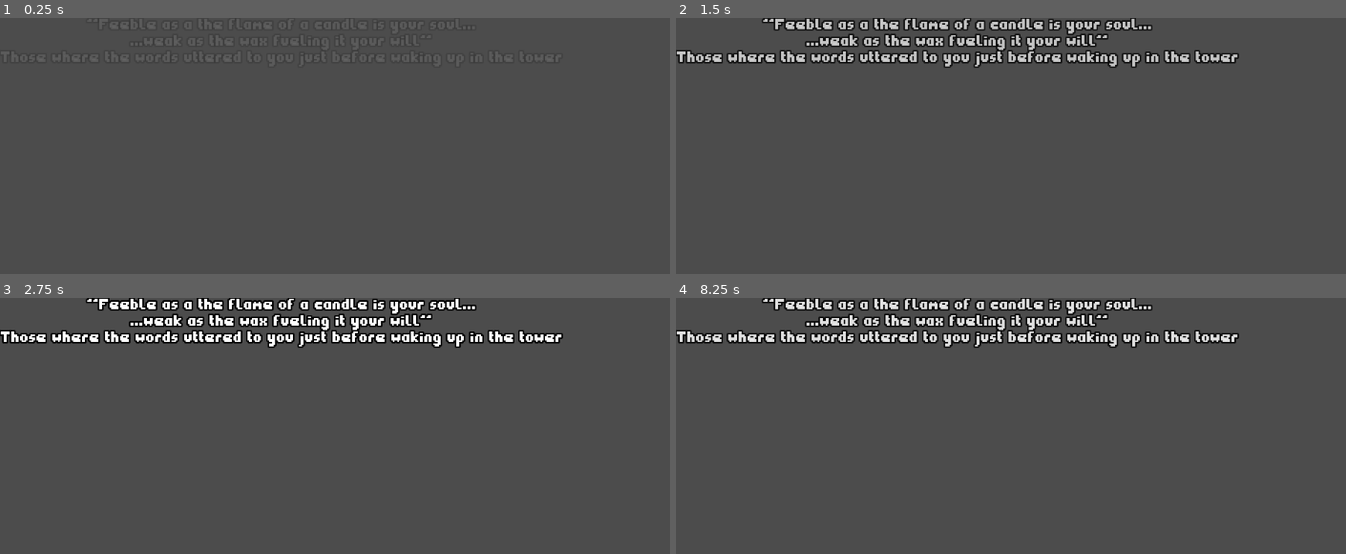
Above: before the commit, frames 1-4 (two rows, left to right).
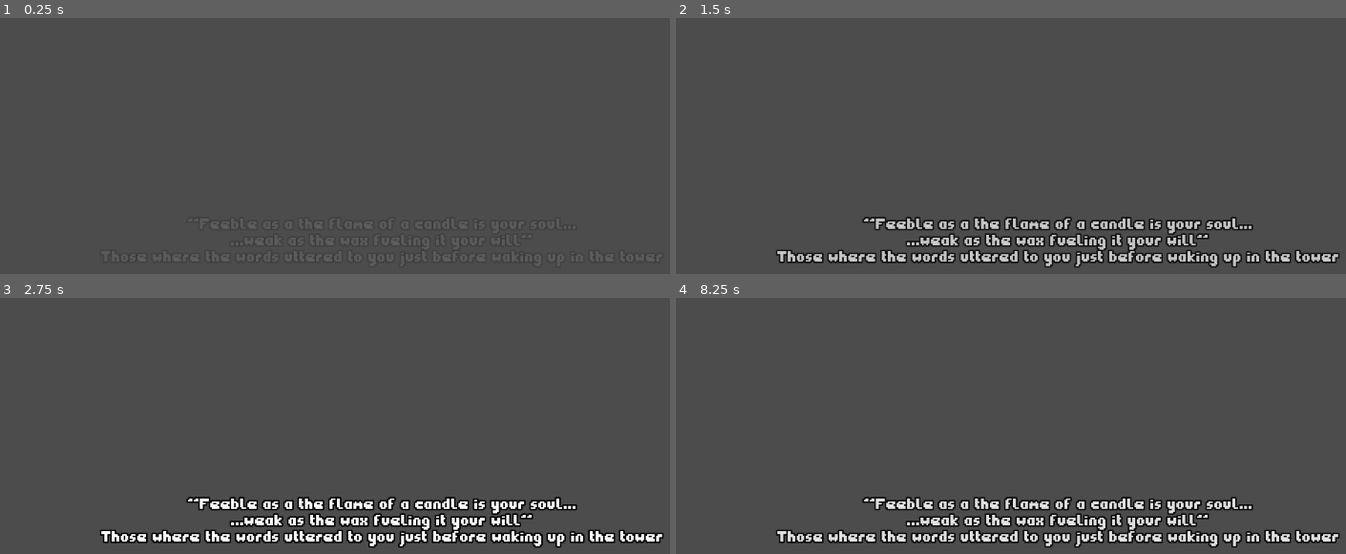
Above: after the commit, the same moments.

Repository: BadInheritance/ld46_souls_afire
Game: Godot game, scene res://scenes/Main.tscn
Same seed, same stepped clock (60 frames per second), same inputs: the game is played once before the commit and once after it.
Inputs:
- Up to frame 1 (0.25 s): no input
- Up to frame 2 (1.5 s): hold Right (player_right) 0.53-1.28 s; tap E (player_action) at 0.6 s; hold Down (player_down) from 1.28 s (still down); tap W (player_create_wall) at 1.35 s
- Up to frame 3 (2.75 s): release Down (player_down) at 2.03 s; hold Right (player_right) from 2.03 s (still down); tap Space (player_pickup_toggle) at 2.1 s
- Up to frame 4 (8.25 s): tap Enter at 2.75, 4.25, 5.75 s; release Right (player_right) at 2.78 s; hold Up (player_up) 2.78-3.53 s; tap R (player_roll) at 2.85, 7.35 s; tap Space (player_pickup_toggle) at 3.5, 5, 6.5, 6.6 s; hold Shift (player_run) 3.53-4.28 s; hold 1 (debug_show_candle_time_left) 3.53-5.03 s; tap Q (player_sneak) at 4.35 s; hold Down (player_down) 5.03-5.78 s; tap E (player_action) at 5.1 s; hold Right (player_right) 5.78-6.53 s; tap W (player_create_wall) at 5.85 s; hold Up (player_up) 6.53-7.28 s; hold Right (player_right) 7.28-8.03 s; hold Down (player_down) from 8.03 s (still down); hold Shift (player_run) from 8.03 s (still down)

The runs differ from the first frame. In frame 2, 13% of the frame differs, in the area x 0-100%, y 0-98%; in frame 3, 14%; in frame 4, 14%.

Commit message:
fix center

Diff:
--- a/scenes/Intro.tscn
+++ b/scenes/Intro.tscn
@@ -306,8 +306,10 @@
 anims/FadeIn = SubResource( 1 )
 
 [node name="Label" type="Label" parent="Slide1/FadeIn"]
-size_flags_horizontal = 3
-size_flags_vertical = 3
+anchor_right = 1.0
+anchor_bottom = 1.0
+size_flags_horizontal = 3
+size_flags_vertical = 2
 custom_fonts/font = ExtResource( 1 )
 custom_colors/font_color = Color( 1, 1, 1, 1 )
 custom_colors/font_outline_modulate = Color( 0, 0, 0, 1 )
@@ -335,8 +337,10 @@
 anims/FadeIn = SubResource( 3 )
 
 [node name="Label" type="Label" parent="Slide2/FadeIn"]
-size_flags_horizontal = 3
-size_flags_vertical = 3
+anchor_right = 1.0
+anchor_bottom = 1.0
+size_flags_horizontal = 3
+size_flags_vertical = 2
 custom_fonts/font = ExtResource( 1 )
 custom_colors/font_color = Color( 1, 1, 1, 0 )
 custom_colors/font_outline_modulate = Color( 0, 0, 0, 0 )
@@ -363,10 +367,10 @@
 anims/FadeIn = SubResource( 5 )
 
 [node name="Label" type="Label" parent="Slide3/FadeIn"]
-margin_left = 100.0
-margin_top = 100.0
-margin_right = 900.0
-margin_bottom = 500.0
+anchor_right = 1.0
+anchor_bottom = 1.0
+size_flags_horizontal = 3
+size_flags_vertical = 2
 custom_fonts/font = ExtResource( 1 )
 custom_colors/font_color = Color( 1, 1, 1, 0 )
 custom_colors/font_outline_modulate = Color( 0, 0, 0, 0 )
@@ -394,10 +398,10 @@
 anims/FadeIn = SubResource( 7 )
 
 [node name="Label" type="Label" parent="Slide4/FadeIn"]
-margin_left = 100.0
-margin_top = 100.0
-margin_right = 900.0
-margin_bottom = 500.0
+anchor_right = 1.0
+anchor_bottom = 1.0
+size_flags_horizontal = 3
+size_flags_vertical = 2
 custom_fonts/font = ExtResource( 1 )
 custom_colors/font_color = Color( 1, 1, 1, 0 )
 custom_colors/font_outline_modulate = Color( 0, 0, 0, 0 )
@@ -424,10 +428,10 @@
 anims/FadeIn = SubResource( 9 )
 
 [node name="Label" type="Label" parent="Slide5/FadeIn"]
-margin_left = 100.0
-margin_top = 100.0
-margin_right = 900.0
-margin_bottom = 500.0
+anchor_right = 1.0
+anchor_bottom = 1.0
+size_flags_horizontal = 3
+size_flags_vertical = 2
 custom_fonts/font = ExtResource( 1 )
 custom_colors/font_color = Color( 1, 1, 1, 0 )
 custom_colors/font_outline_modulate = Color( 0, 0, 0, 0 )
--- a/scenes/Outro.tscn
+++ b/scenes/Outro.tscn
@@ -273,17 +273,16 @@
 "values": [ Color( 0, 0, 0, 1 ), Color( 0, 0, 0, 0 ) ]
 }
 
-[node name="Intro" type="HBoxContainer"]
+[node name="Intro" type="MarginContainer"]
 anchor_right = 1.0
 anchor_bottom = 1.0
 size_flags_horizontal = 3
 size_flags_vertical = 3
 script = ExtResource( 2 )
-__meta__ = {
-"_edit_use_anchors_": false
-}
 
 [node name="Slide1" type="VBoxContainer" parent="."]
+margin_right = 1024.0
+margin_bottom = 600.0
 size_flags_horizontal = 3
 size_flags_vertical = 3
 __meta__ = {
@@ -294,9 +293,10 @@
 anims/FadeIn = SubResource( 1 )
 
 [node name="Label" type="Label" parent="Slide1/FadeIn"]
-margin_right = 659.0
-margin_bottom = 19.0
-size_flags_horizontal = 3
+anchor_right = 1.0
+anchor_bottom = 1.0
+size_flags_horizontal = 3
+size_flags_vertical = 3
 custom_fonts/font = ExtResource( 1 )
 custom_colors/font_color = Color( 1, 1, 1, 1 )
 custom_colors/font_outline_modulate = Color( 0, 0, 0, 1 )
@@ -311,8 +311,7 @@
 anims/FadeOut = SubResource( 2 )
 
 [node name="Slide2" type="VBoxContainer" parent="."]
-margin_left = 205.0
-margin_right = 406.0
+margin_right = 1024.0
 margin_bottom = 600.0
 size_flags_horizontal = 3
 __meta__ = {
@@ -323,11 +322,10 @@
 anims/FadeIn = SubResource( 3 )
 
 [node name="Label" type="Label" parent="Slide2/FadeIn"]
-margin_left = 100.0
-margin_top = 100.0
-margin_right = 900.0
-margin_bottom = 500.0
-size_flags_horizontal = 3
+anchor_right = 1.0
+anchor_bottom = 1.0
+size_flags_horizontal = 3
+size_flags_vertical = 3
 custom_fonts/font = ExtResource( 1 )
 custom_colors/font_color = Color( 1, 1, 1, 0 )
 custom_colors/font_outline_modulate = Color( 0, 0, 0, 0 )
@@ -342,8 +340,7 @@
 anims/FadeOut = SubResource( 4 )
 
 [node name="Slide3" type="VBoxContainer" parent="."]
-margin_left = 410.0
-margin_right = 611.0
+margin_right = 1024.0
 margin_bottom = 600.0
 size_flags_horizontal = 3
 __meta__ = {
@@ -354,11 +351,10 @@
 anims/FadeIn = SubResource( 5 )
 
 [node name="Label" type="Label" parent="Slide3/FadeIn"]
-margin_left = 100.0
-margin_top = 100.0
-margin_right = 900.0
-margin_bottom = 500.0
-size_flags_horizontal = 3
+anchor_right = 1.0
+anchor_bottom = 1.0
+size_flags_horizontal = 3
+size_flags_vertical = 3
 custom_fonts/font = ExtResource( 1 )
 custom_colors/font_color = Color( 1, 1, 1, 0 )
 custom_colors/font_outline_modulate = Color( 0, 0, 0, 0 )
@@ -373,8 +369,7 @@
 anims/FadeOut = SubResource( 6 )
 
 [node name="Slide4" type="VBoxContainer" parent="."]
-margin_left = 615.0
-margin_right = 816.0
+margin_right = 1024.0
 margin_bottom = 600.0
 size_flags_horizontal = 3
 __meta__ = {
@@ -385,11 +380,10 @@
 anims/FadeIn = SubResource( 7 )
 
 [node name="Label" type="Label" parent="Slide4/FadeIn"]
-margin_left = 100.0
-margin_top = 100.0
-margin_right = 900.0
-margin_bottom = 500.0
-size_flags_horizontal = 3
+anchor_right = 1.0
+anchor_bottom = 1.0
+size_flags_horizontal = 3
+size_flags_vertical = 3
 custom_fonts/font = ExtResource( 1 )
 custom_colors/font_color = Color( 1, 1, 1, 0 )
 custom_colors/font_outline_modulate = Color( 0, 0, 0, 0 )
@@ -404,7 +398,6 @@
 anims/FadeOut = SubResource( 8 )
 
 [node name="Slide5" type="VBoxContainer" parent="."]
-margin_left = 820.0
 margin_right = 1024.0
 margin_bottom = 600.0
 size_flags_horizontal = 3
@@ -416,8 +409,8 @@
 anims/FadeIn = SubResource( 9 )
 
 [node name="Label" type="Label" parent="Slide5/FadeIn"]
-margin_right = 1025.0
-margin_bottom = 603.0
+anchor_right = 1.0
+anchor_bottom = 1.0
 size_flags_horizontal = 3
 size_flags_vertical = 3
 custom_fonts/font = ExtResource( 1 )
